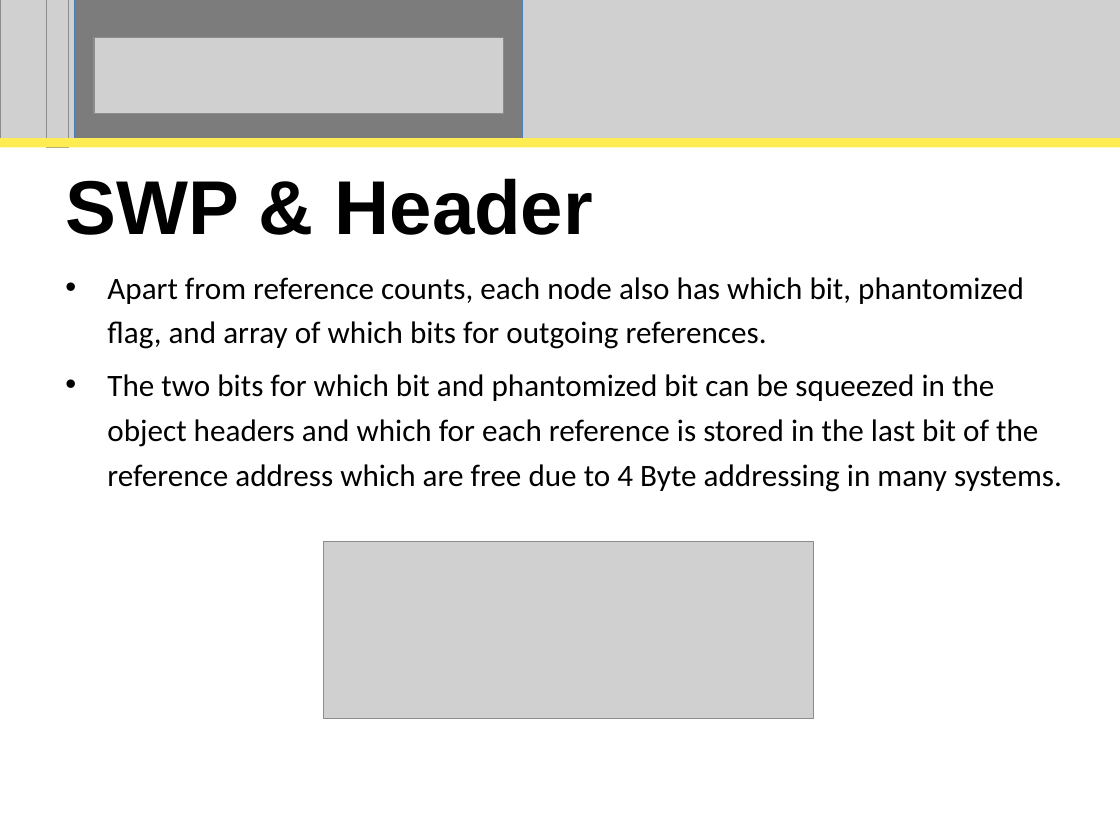
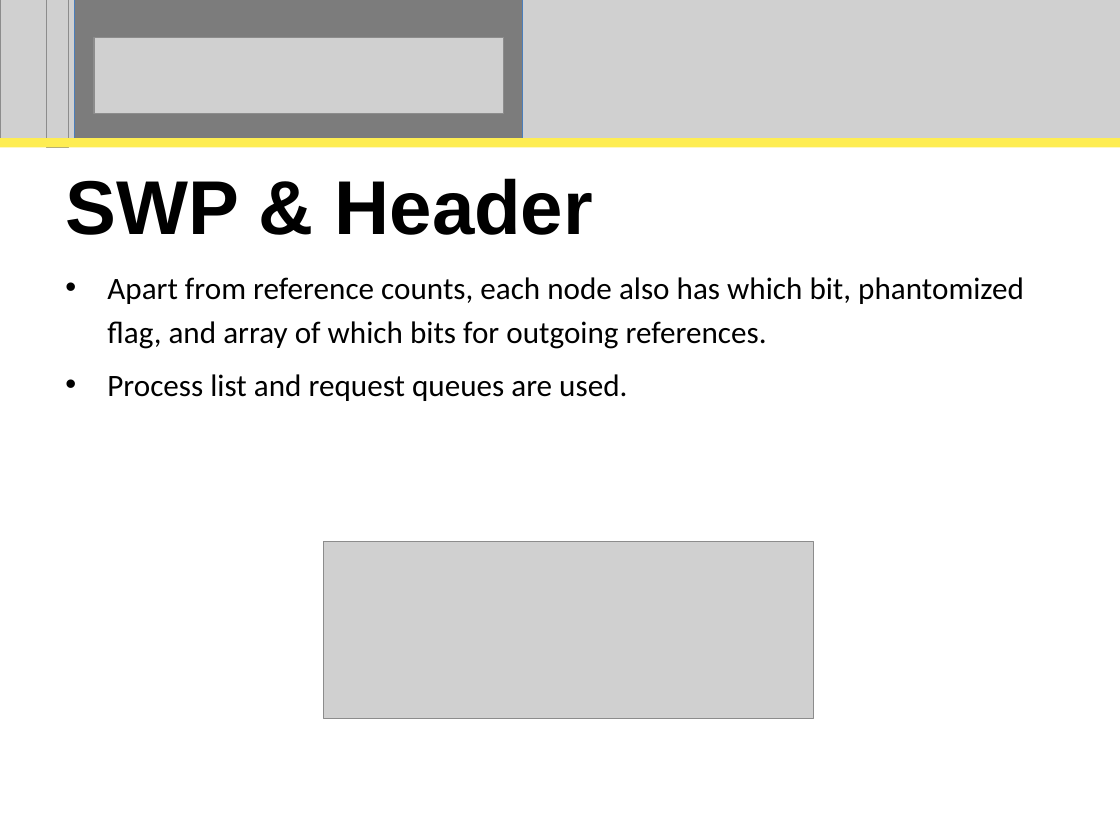
Before and after one commit to perpetualcoder/thesis, a slide deck: slide 34 of thesisppt/defense.ppt (slide 33 before the commit). Drawn at 1120x840 pixels with LibreOffice and Linux fonts; fonts in the diff are those of the drawing; grey boxes stand for pictures. Boxes give left, top, right and bottom in pixels: in the first picture for what was removed or moved away, otherwise in the second. Text is boxed around its words. In the diff, an @@ line names an element or a change of style, - is before the commit and + after.

```diff
--- a/thesisppt/defense.ppt
+++ b/thesisppt/defense.ppt
@@ subtitle at [107, 374, 627, 401]: text changed @@
-• The two bits for which bit and phantomized bit can be squeezed in the object headers and which for each reference is stored in the last bit of the reference address which are free due to 4 Byte addressing in many systems.
+• Process list and request queues are used.
```
Also in this commit, not shown: 17 other slides changed, 1 slide added, 6 other files.
